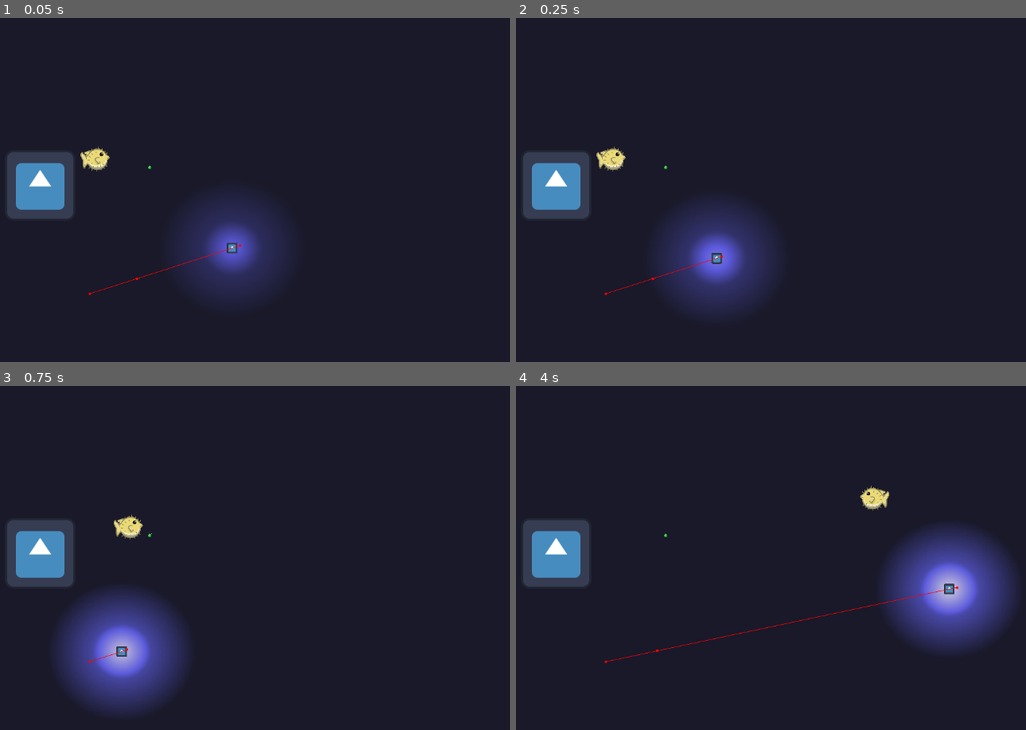
Above: before the commit, frames 1-4 (two rows, left to right).
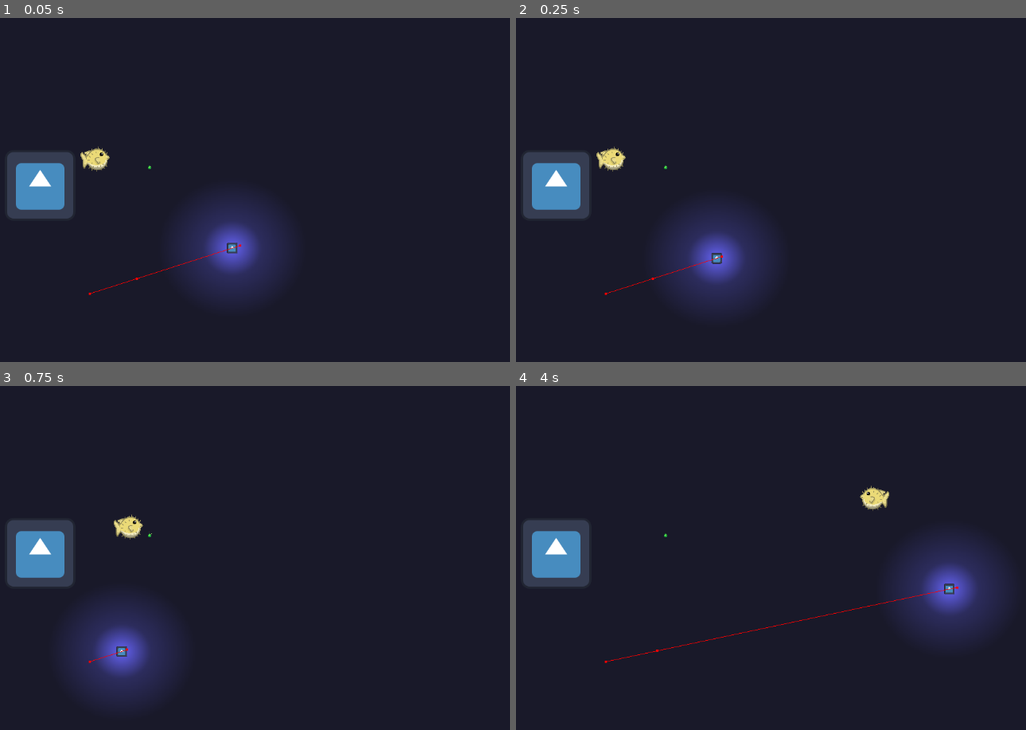
Above: after the commit, the same moments.

Repository: Chestrade/pixel-jam-2024
Game: Godot game, scene res://Scenes/Test Levels/AnglerFish Gym.tscn
Two runs of this game, one before a commit and one after it. Both use one fixed random seed, a clock stepped at 60 frames per second and the inputs below. The engine's default icon, where the game draws it, is replaced by a stand-in: a white triangle on a blue panel in a dark square.
Inputs:
- Up to frame 1 (0.05 s): no input
- Up to frame 2 (0.25 s): no input
- Up to frame 3 (0.75 s): hold Right (swim_right) from 0.53 s (still down); hold J from 0.53 s (still down)
- Up to frame 4 (4 s): release Right (swim_right) at 1.28 s; release J at 1.28 s; hold Down (swim_down) 1.28-2.03 s; tap Shift (dash) at 1.35 s; tap J at 1.55, 2.3, 2.85 s; hold Right (swim_right) 2.03-2.78 s; hold Space (inflate) 2.03-2.78 s; hold W (swim_up) 2.78-3.53 s; hold Left (swim_left) from 3.53 s (still down); hold J from 3.53 s (still down)

Frame 1 is identical in both runs. In frame 2, 0.7% of the frame differs, in the area x 34-44%, y 63-77%; in frame 3, 5.7%; in frame 4, 5.9%, in the area x 73-97%, y 42-76%.
Error before the commit: Out of bounds get index '0' (on base: 'Array[Color]') (res://Scripts/angler_fish.gd:44)
Error after the commit: Out of bounds get index '0' (on base: 'Array[Color]') (res://Scripts/angler_fish.gd:34)

Commit message:
push changes after merge conflicts

Diff:
--- a/Scenes/UI/main_menu.tscn
+++ b/Scenes/UI/main_menu.tscn
@@ -1,6 +1,6 @@
 [gd_scene load_steps=3 format=3 uid="uid://dwqmptqdprgok"]
 
-[ext_resource type="Script" path="res://Scripts/main_menu.gd" id="1_gtif1"]
+[ext_resource type="Script" path="res://Scripts/UI/main_menu.gd" id="1_gtif1"]
 
 [sub_resource type="Theme" id="Theme_de64o"]
 
--- /dev/null
+++ b/Scenes/UI/pause_menu.tscn
@@ -0,0 +1,30 @@
+[gd_scene format=3 uid="uid://c1qcpk5k1bscw"]
+
+[node name="Pause Menu" type="Control"]
+layout_mode = 3
+anchors_preset = 15
+anchor_right = 1.0
+anchor_bottom = 1.0
+grow_horizontal = 2
+grow_vertical = 2
+
+[node name="VBoxContainer" type="VBoxContainer" parent="."]
+layout_mode = 0
+offset_right = 40.0
+offset_bottom = 40.0
+
+[node name="Button" type="Button" parent="VBoxContainer"]
+layout_mode = 2
+text = "Resume"
+
+[node name="Button2" type="Button" parent="VBoxContainer"]
+layout_mode = 2
+text = "Options"
+
+[node name="Button3" type="Button" parent="VBoxContainer"]
+layout_mode = 2
+text = "Exit to Main Menu"
+
+[node name="Quit Game" type="Button" parent="VBoxContainer"]
+layout_mode = 2
+text = "Quit Game"
--- a/Scenes/main_level.tscn
+++ b/Scenes/main_level.tscn
@@ -1,3 +1,12 @@
-[gd_scene format=3 uid="uid://btn64wqy1oa7q"]
+[gd_scene load_steps=3 format=3 uid="uid://btn64wqy1oa7q"]
+
+[ext_resource type="Script" path="res://Scripts/UI/pauseMenuManager.gd" id="1_65vgc"]
+[ext_resource type="PackedScene" uid="uid://c1qcpk5k1bscw" path="res://Scenes/UI/pause_menu.tscn" id="2_flmfg"]
 
 [node name="Main Level" type="Node2D"]
+
+[node name="Pause Menu Manager" type="Node2D" parent="." node_paths=PackedStringArray("pauseMenu")]
+script = ExtResource("1_65vgc")
+pauseMenu = NodePath("../Pause Menu")
+
+[node name="Pause Menu" parent="." instance=ExtResource("2_flmfg")]
--- /dev/null
+++ b/Scripts/UI/pauseMenu.gd
@@ -0,0 +1,11 @@
+extends Node
+
+
+# Called when the node enters the scene tree for the first time.
+func _ready() -> void:
+	pass # Replace with function body.
+
+
+# Called every frame. 'delta' is the elapsed time since the previous frame.
+func _process(delta: float) -> void:
+	pass
--- /dev/null
+++ b/Scripts/UI/pauseMenuManager.gd
@@ -0,0 +1,21 @@
+extends Node
+
+var isPaused : bool = false
+@export var pauseMenu : Control
+
+func _process(delta: float) -> void:
+	if Input.is_action_just_pressed("pause"):
+		if isPaused:
+			toggleMenu()
+		else:
+			toggleMenu()
+
+func toggleMenu() -> void:
+	if isPaused:
+		pauseMenu.hide()
+		Engine.time_scale = 1
+	else:
+		pauseMenu.show()
+		Engine.time_scale = 0
+
+	isPaused =!isPaused
--- a/Scripts/angler_fish.gd
+++ b/Scripts/angler_fish.gd
@@ -25,18 +25,23 @@
 var currentState : STATE
 
 func _ready() -> void:
-	health = 100
 	SetState(STATE.WANDERING)
 	nav_agent.path_desired_distance = 4
 	nav_agent.target_desired_distance = 4
+
+	#Set health and light parameters
+	health = 100
+	headLight.set_color(healthColors[0])
+	maxFlickerAmount = 10
 	lightTimer.start()
 
 func _process(delta: float) -> void:
 	StateUpdate()
-	if Input.is_key_pressed(KEY_J): # Temporary shit for testing
+
+	# Temporary shit for testing
+	if Input.is_key_pressed(KEY_J):
 		setHealth(10)
 		print(health)
-
 
 func setHealth(damage : int):
 	health -= damage
@@ -97,6 +102,7 @@
 	elif currentState == STATE.WANDERING:
 		nav_agent.target_position = markers[currentMarkerIndex].global_position
 
+# Signals
 
 func _on_timer_timeout() -> void:
 	recalc_path()
--- a/project.godot
+++ b/project.godot
@@ -64,6 +64,11 @@
 "events": [Object(InputEventKey,"resource_local_to_scene":false,"resource_name":"","device":-1,"window_id":0,"alt_press …(182 unchanged characters)…
 ]
 }
+pause={
+"deadzone": 0.5,
+"events": [Object(InputEventKey,"resource_local_to_scene":false,"resource_name":"","device":-1,"window_id":0,"alt_pressed":false,"shift_pressed":false,"ctrl_pressed":false,"meta_pressed":false,"pressed":false,"keycode":0,"physical_keycode":4194305,"key_label":0,"unicode":0,"echo":false,"script":null)
+]
+}
 
 [layer_names]
 
Renamed: Scripts/main_menu.gd -> Scripts/UI/main_menu.gd
Not shown, added: Characters/ang10A2.tmp
